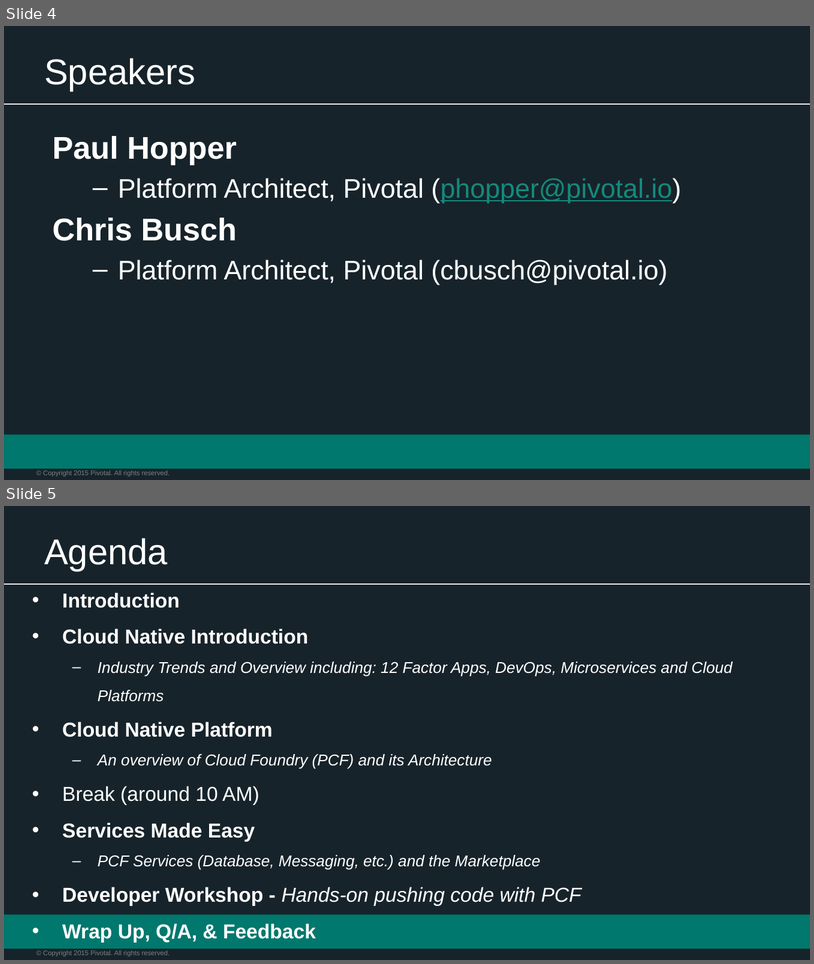
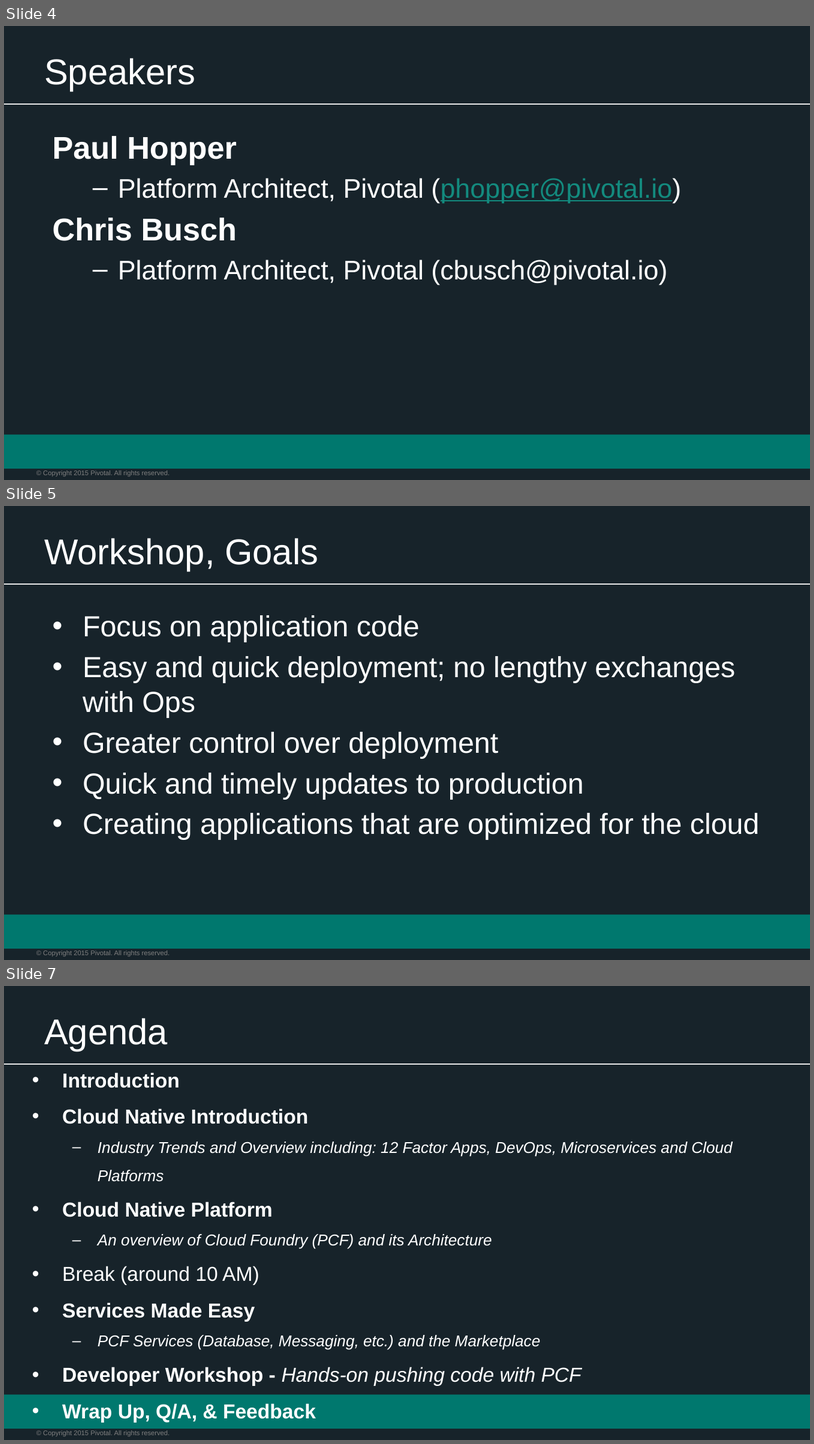
Before and after one commit to phopper-pivotal/PCF-Workshop-Carfax, a slide deck: presentations/0-Workshop-Kickoff.pptx. Shown one above the other, each under a label of ours: slides 4 and 5 before the commit, slides 4, 5 and 7 after it; the slides between them are not shown. The pictures are 814x964 and 814x1444 pixels, drawn with LibreOffice and Linux fonts; fonts in the diff are those of the drawing; background and template pictures are left out. Boxes give left, top, right and bottom in pixels: in the first picture for what was removed or moved away, otherwise in the second. Text is boxed around its words. In the diff, an @@ line names an element or a change of style, - is before the commit and + after.

```diff
--- a/presentations/0-Workshop-Kickoff.pptx
+++ b/presentations/0-Workshop-Kickoff.pptx
@@ slide 5 added at (x1=4, y1=506, x2=810, y2=960), background #17232A; not listed: 3 template elements that a slide beside it also shows @@
@@ title added at (x1=44, y1=538, x2=318, y2=571), 32 pt, text #FFFFFF @@
+Workshop, Goals
@@ text added at (x1=83, y1=615, x2=760, y2=840), 25.9 pt, text #FFFFFF @@
+• Focus on application code
+• Easy and quick deployment; no lengthy exchanges with Ops
+• Greater control over deployment
+• Quick and timely updates to production
+• Creating applications that are optimized for the cloud
@@ what was slide 5 is now slide 7 @@
```
Also in this commit, not shown: 1 other slide added, 1 other file.
